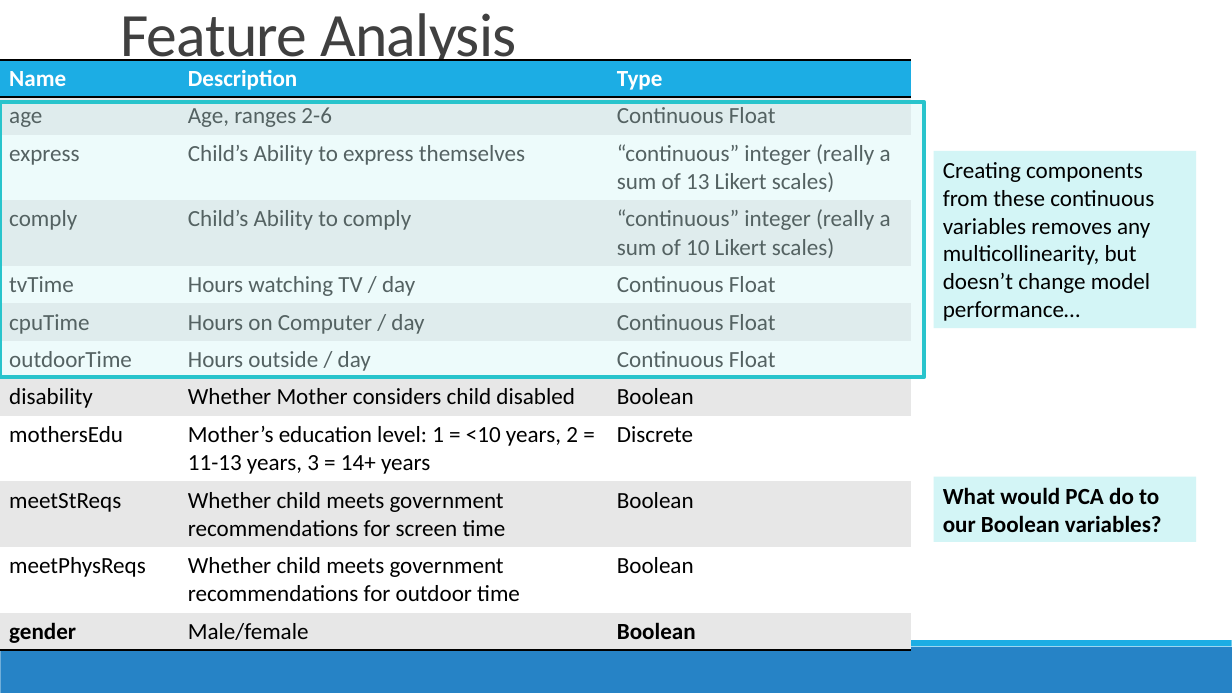
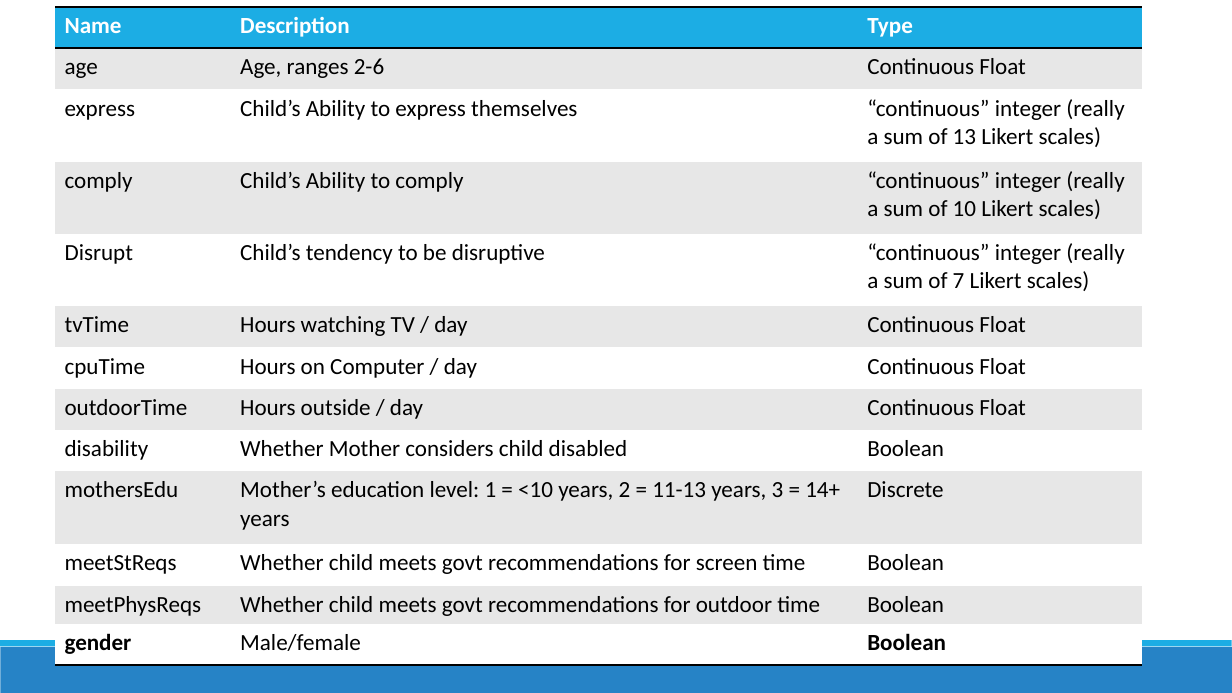
Before and after one commit to conditg/predicting-disruption, a slide deck: slide 9 of DisruptCapstone.pptx (slide 12 before the commit). Drawn at 1232x693 pixels with LibreOffice and Linux fonts; fonts in the diff are those of the drawing. Boxes give left, top, right and bottom in pixels: in the first picture for what was removed or moved away, otherwise in the second. Text is boxed around its words. In the diff, an @@ line names an element or a change of style, - is before the commit and + after.

```diff
--- a/DisruptCapstone.pptx
+++ b/DisruptCapstone.pptx
@@ table at (x1=55, y1=6, x2=1143, y2=665) @@
+row 5: Disrupt | Child’s tendency to be disruptive | “continuous” integer (really a sum of 7 Likert scales)
-row 11, column 2: Whether child meets government recommendations for screen time
+row 11, column 2: Whether child meets govt recommendations for screen time
-row 12, column 2: Whether child meets government recommendations for outdoor time
+row 12, column 2: Whether child meets govt recommendations for outdoor time
@@ table resized from (x1=0, y1=60, x2=911, y2=647) to (x1=55, y1=6, x2=1143, y2=665) @@
@@ title removed at (x1=120, y1=13, x2=517, y2=71) @@
-Feature Analysis
@@ rectangle removed at (x1=0, y1=102, x2=924, y2=377) @@
@@ rectangle removed at (x1=933, y1=151, x2=1196, y2=328) @@
-Creating components from these continuous variables removes any multicollinearity, but doesn’t change model performance…
@@ rectangle removed at (x1=933, y1=477, x2=1196, y2=543) @@
-What would PCA do to our Boolean variables?
```
Also in this commit, not shown: 12 other slides changed, 4 slides added, 1 other file.
